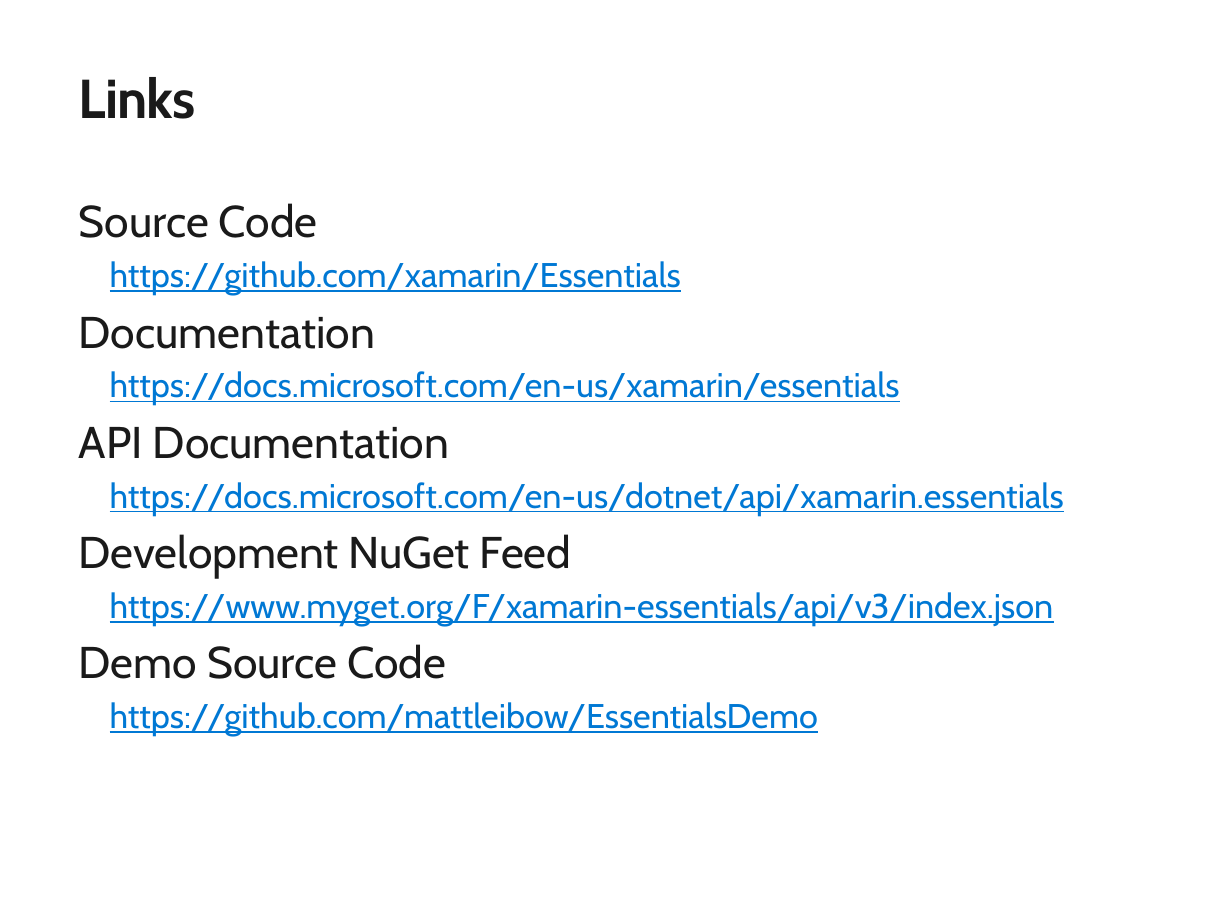
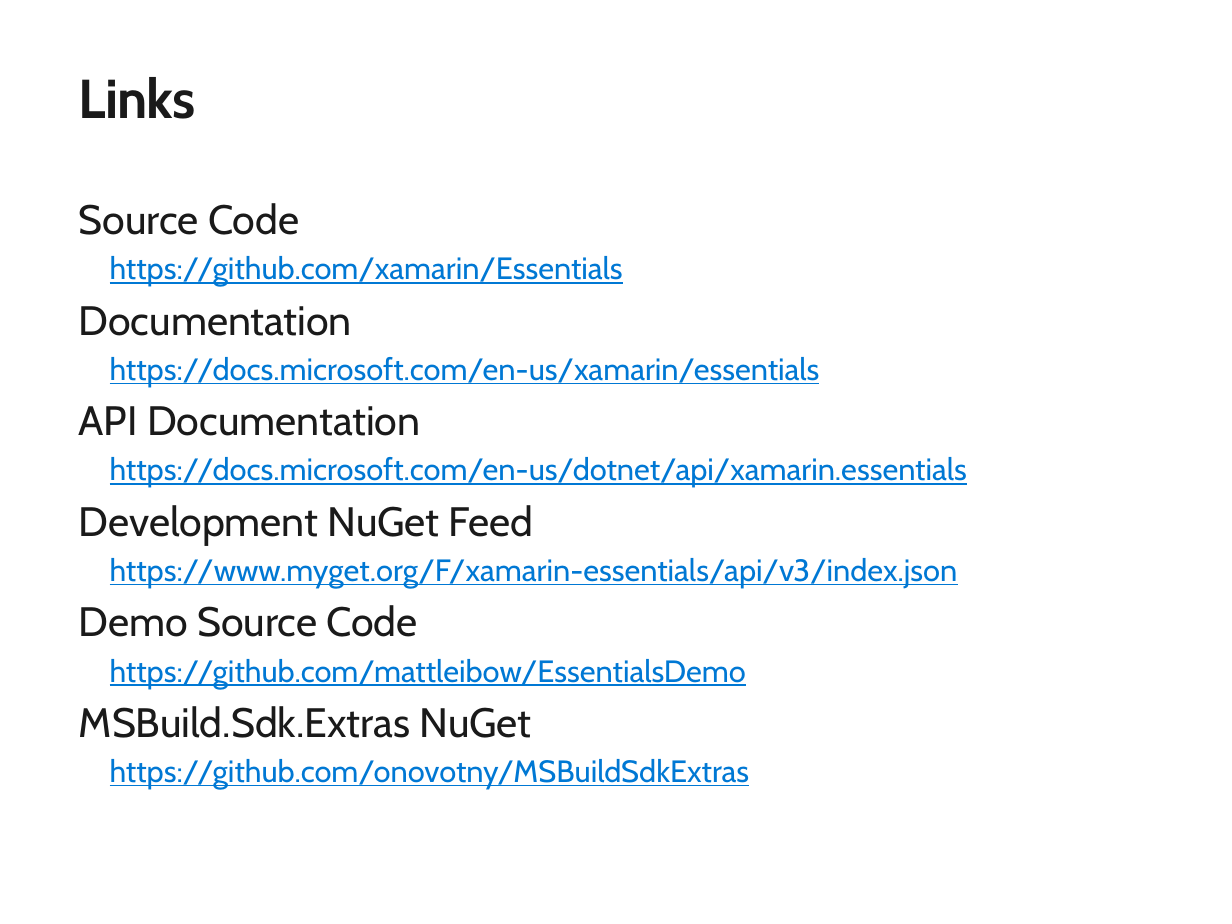
Before and after one commit to mattleibow/EssentialsDemo, a slide deck: slide 15 of Slides.pptx (slide 8 before the commit). Drawn at 1232x924 pixels with LibreOffice and Linux fonts; fonts in the diff are those of the drawing; background and template pictures are left out. Boxes give left, top, right and bottom in pixels: in the first picture for what was removed or moved away, otherwise in the second. Text is boxed around its words. In the diff, an @@ line names an element or a change of style, - is before the commit and + after.

```diff
--- a/Slides.pptx
+++ b/Slides.pptx
@@ text at [79,203,967,688]: size 26 to 24 pt in "Source Code", "Documentation", "API Documentation", "Development NuGet Feed" and 1 more places; size 20 to 18 pt in "https://github.com/xamarin/Essentials", "https://docs.microsoft.com/en-us/xamarin/essentials", "https://docs.microsoft.com/en-us/dotnet/api/xamarin.essentia ...", "https://www.myget.org/F/xamarin-essentials/api/v3/index.json" and 1 more places @@
@@ text at [79,706,750,789]: paragraphs added @@
+MSBuild.Sdk.Extras NuGet
+  https://github.com/onovotny/MSBuildSdkExtras
```
Also in this commit, not shown: 2 other slides changed, 7 slides added.
